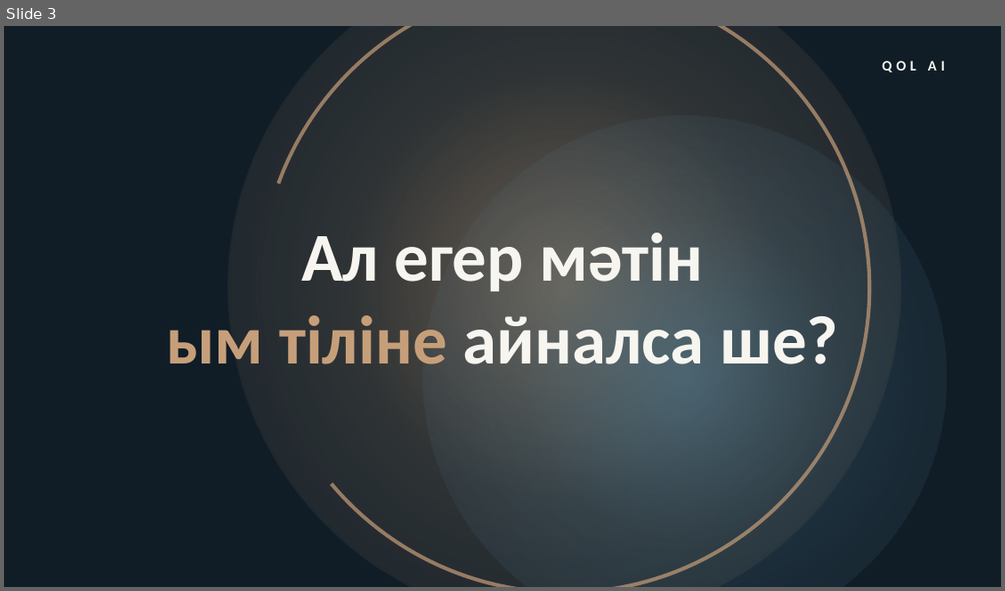
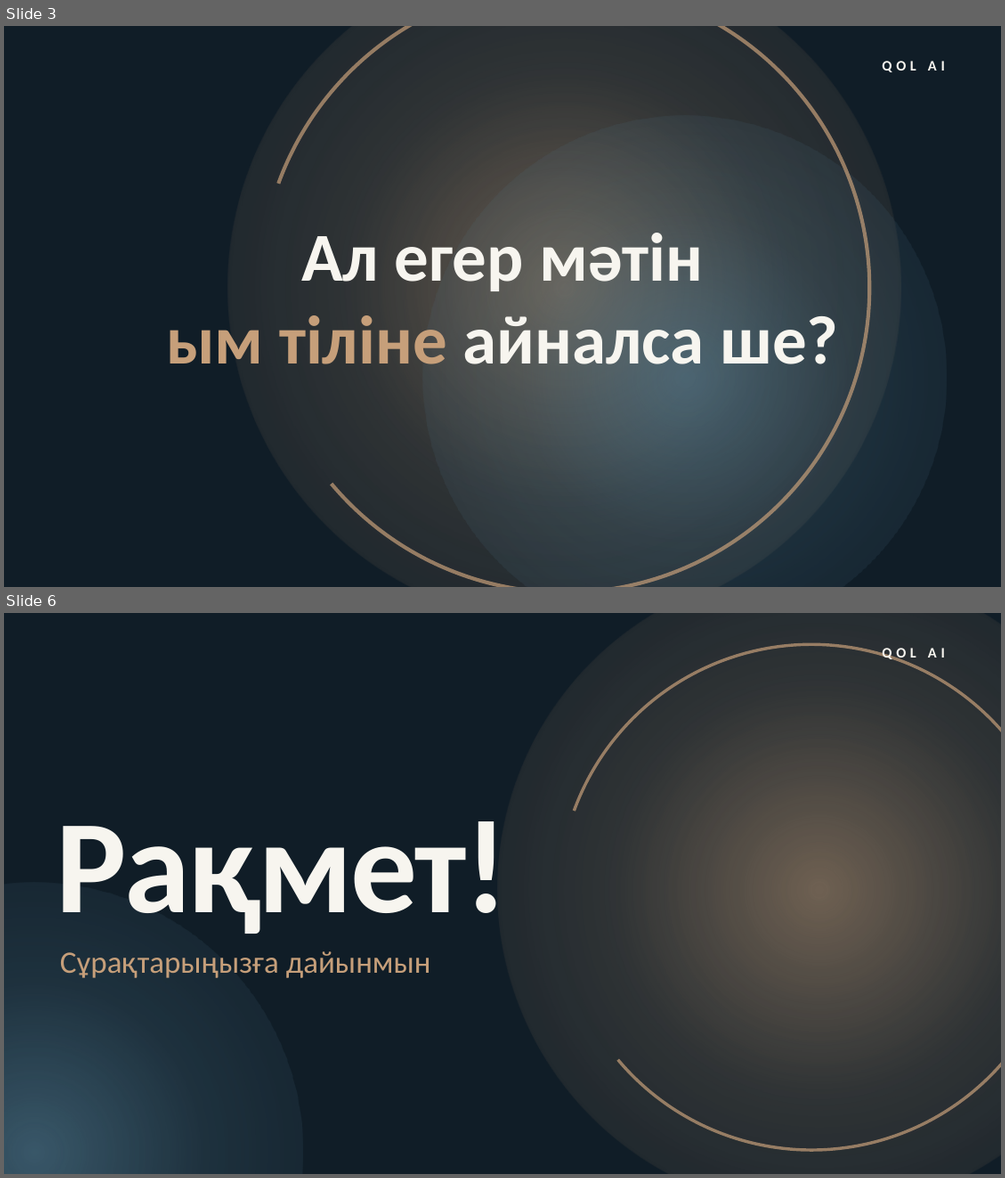
Before and after one commit to LofiSilent/Qol-Ai, a slide deck: presentation/Qol_AI_presentation_KZ.pptx. Shown one above the other, each under a label of ours: slide 3 before the commit, slides 3 and 6 after it; the slides between them are not shown. The pictures are 1005x591 and 1005x1178 pixels, drawn with LibreOffice and Linux fonts; fonts in the diff are those of the drawing; background and template pictures are left out. Boxes give left, top, right and bottom in pixels: in the first picture for what was removed or moved away, otherwise in the second. Text is boxed around its words. In the diff, an @@ line names an element or a change of style, - is before the commit and + after.

```diff
--- a/presentation/Qol_AI_presentation_KZ.pptx
+++ b/presentation/Qol_AI_presentation_KZ.pptx
@@ slide 6 added at (4,613,1001,1174), background #101D27 @@
@@ ellipse added at (498,613,1001,1174), fill gradient #C69F7A @@
@@ arch (boxed as its full ring) added at (558,643,1001,1151), fill #C69F7A at 70% opacity @@
@@ text added at (882,648,945,662), 14 pt, text #F7F5EF, bold @@
+QOL AI
@@ text added at (57,821,508,933), 128 pt, text #F7F5EF, bold @@
+Рақмет!
@@ ellipse added at (4,882,303,1174), fill gradient #527B91 @@
@@ text added at (60,951,431,978), 30 pt, text #C69F7A @@
+Сұрақтарыңызға дайынмын
```
Also in this commit, not shown: 2 slides changed, 1 other slide added, 3 slides removed, 1 other file.
